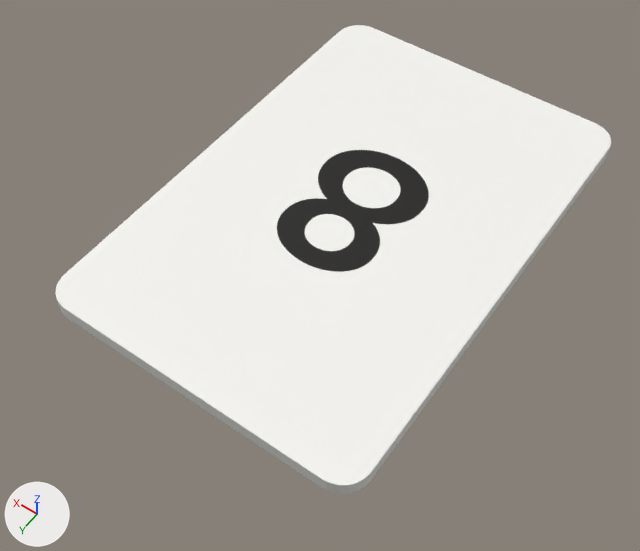
The glTF model exports/algo/glb/white_8.glb as it was, and as the next commit left it.
Camera for both pictures: a 50 mm camera at (-0.0391, 0.0616, 0.0818) aimed at (-0.0006, 0.0077, -0.0029). The lights are fixed; the arrows at lower left show +X, +Y and +Z. The first picture is the older version. Vertices at exactly the same position are counted once.

The older version as bpy lines, for what is in view:
```python
me_white_8 = bpy.data.meshes.new('white_8')
me_white_8.from_pydata(...)  # 136 vertices, 268 faces; spans x -0.021..0.021, y -0.031..0.031, z 0.0..0.002
# faces by material slot: [66, 202]
me_white_8.materials.append(mat_white_8_top)  # picture img_white_8
me_white_8.materials.append(mat_white_8_side)  # light grey #d9d8d4
ob_white_8 = bpy.data.objects.new('white_8', me_white_8)
ob_white_8.location = (0.0, 0.0, 0.0)
```
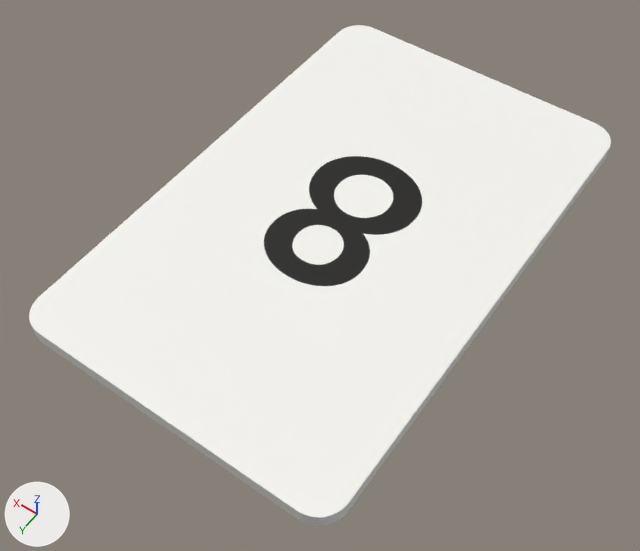
The newer file is also turned or shifted as a whole; pictures and numbers use the older file's frame.

Pixel boxes [x1, y1, x2, y2] of what changed, in the pictures (640 x 551 px; the box of a moved part takes in the faces that stretch with it):
```json
{"object": "white_8", "change": "reshaped", "before": [55, 25, 611, 494], "after": [29, 25, 611, 526], "on screen": "7% taller"}
{"part": 1, "of": "me_white_8", "change": "moved or reshaped", "before": [55, 146, 432, 494], "after": [29, 146, 432, 526]}
```

Scene script edits in JSON lines:
```json
{"block": "me_white_8", "where": "# used by ob_white_8; location = (0.0, 0.0, 0.0)"}
{"op": "remove", "block": "me_white_8", "code": "me_white_8.from_pydata(...)  # 136 vertices, 268 faces; spans x -0.021..0.021, y -0.031..0.031, z 0.0..0.002"}
{"op": "add", "block": "me_white_8", "code": "me_white_8.from_pydata(...)  # 136 vertices, 268 faces; spans x -0.021..0.021, y -0.031..0.035, z 0.0..0.002"}
{"block": "me_white_8", "change": "me_white_8 part 1: all 68 vertices in x -0.021..0.021, y 0.0275..0.031, z 0.0..0.002 are moved by (0.0, 0.004, 0.0)"}
```
